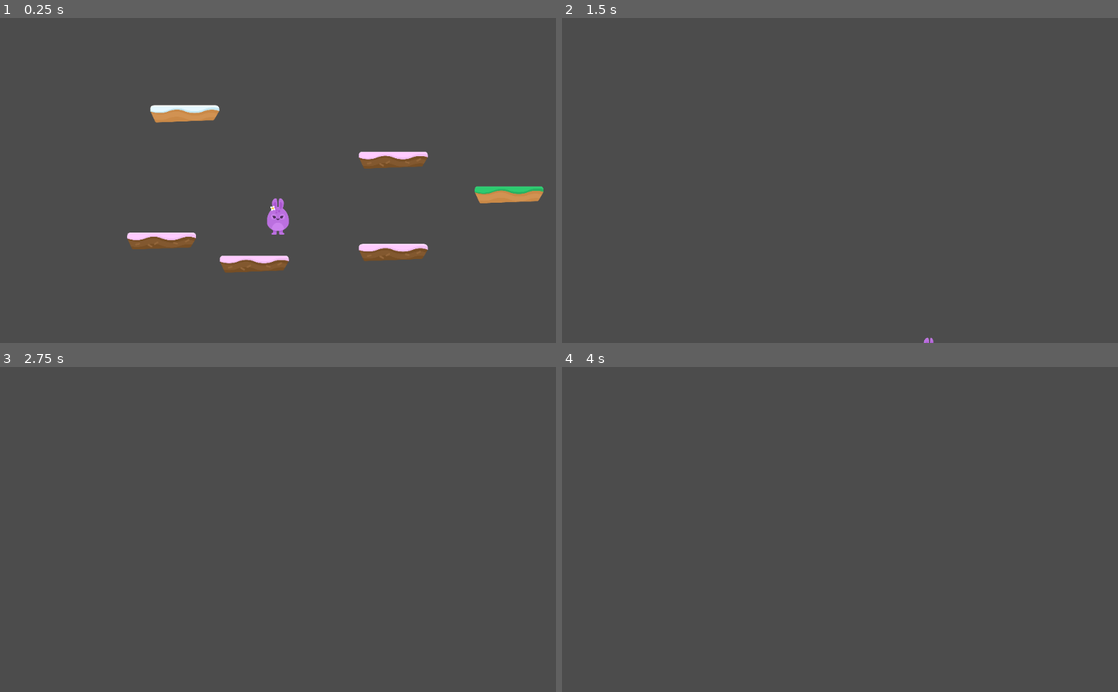
Above: before the commit, frames 1-4 (two rows, left to right).
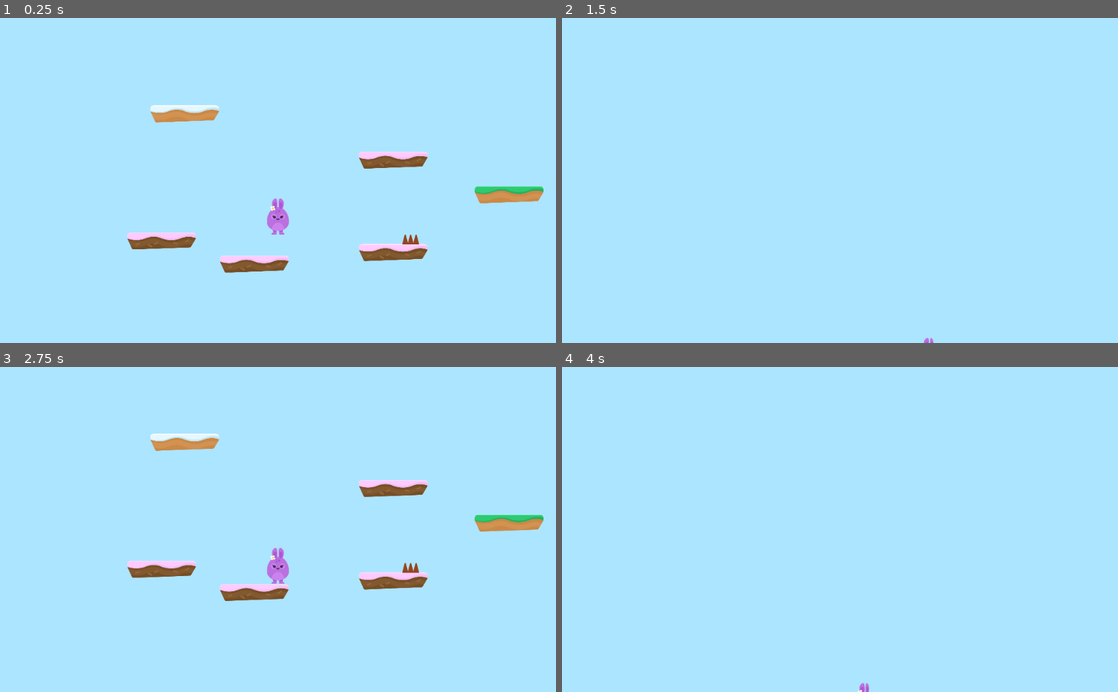
Above: after the commit, the same moments.

Repository: NicolasG31/Hoppy-Days
Game: Godot game, scene res://Scenes/Levels/Level1.tscn
Two runs of this game, one before a commit and one after it. Both use one fixed random seed, a clock stepped at 60 frames per second and the inputs below.
Inputs (mouse positions are in pixels of both pictures, inside the frame that each line leads up to):
- Up to frame 1 (0.25 s): no input
- Up to frame 2 (1.5 s): hold D (right) from 0.53 s (still down); tap Z (jump) at 0.77 s
- Up to frame 3 (2.75 s): tap Z (jump) at 1.52 s; release D (right) at 2 s; click (372, 575) at 2.02 s
- Up to frame 4 (4 s): hold Q (left) 2.78-3.53 s; hold D (right) from 3.53 s (still down); tap Z (jump) at 3.77 s

The runs differ from the first frame. In frame 1, 96% of the frame differs, in the area x 0-100%, y 0-100%; in frame 2, 100%; in frame 3, 100%; in frame 4, 100%.

Commit message:
_on_ceiling, parallax, game over, spikes

Diff:
--- /dev/null
+++ b/Scenes/GameOver.gd
@@ -0,0 +1,7 @@
+extends Control
+
+
+
+func _on_RestartButton_pressed():
+	get_tree().change_scene("res://Scenes/Levels/Level1.tscn")
+	pass
--- /dev/null
+++ b/Scenes/GameOver.tscn
@@ -0,0 +1,71 @@
+[gd_scene load_steps=7 format=2]
+
+[ext_resource path="res://GFX/Background/bg_layer1.png" type="Texture" id=1]
+[ext_resource path="res://Fonts/candles_.ttf" type="DynamicFontData" id=2]
+[ext_resource path="res://GFX/HUD/lifes.png" type="Texture" id=3]
+[ext_resource path="res://Scenes/GameOver.gd" type="Script" id=4]
+
+[sub_resource type="DynamicFont" id=1]
+size = 128
+use_filter = true
+font_data = ExtResource( 2 )
+
+[sub_resource type="DynamicFont" id=2]
+size = 64
+use_filter = true
+font_data = ExtResource( 2 )
+
+[node name="GameOver" type="Control"]
+anchor_right = 1.0
+anchor_bottom = 1.0
+script = ExtResource( 4 )
+__meta__ = {
+"_edit_use_anchors_": false
+}
+
+[node name="TextureRect" type="TextureRect" parent="."]
+anchor_right = 1.0
+anchor_bottom = 1.0
+texture = ExtResource( 1 )
+expand = true
+
+[node name="CenterContainer" type="CenterContainer" parent="."]
+anchor_right = 1.0
+anchor_bottom = 1.0
+__meta__ = {
+"_edit_use_anchors_": false
+}
+
+[node name="VBoxContainer" type="VBoxContainer" parent="CenterContainer"]
+margin_left = 150.0
+margin_top = 175.0
+margin_right = 874.0
+margin_bottom = 425.0
+
+[node name="Label" type="Label" parent="CenterContainer/VBoxContainer"]
+margin_right = 724.0
+margin_bottom = 164.0
+custom_fonts/font = SubResource( 1 )
+custom_colors/font_color = Color( 0, 0, 0, 1 )
+text = "Game Over"
+
+[node name="HBoxContainer" type="HBoxContainer" parent="CenterContainer/VBoxContainer"]
+margin_top = 168.0
+margin_right = 724.0
+margin_bottom = 250.0
+alignment = 1
+
+[node name="Label" type="Label" parent="CenterContainer/VBoxContainer/HBoxContainer"]
+margin_left = 164.0
+margin_right = 504.0
+margin_bottom = 82.0
+custom_fonts/font = SubResource( 2 )
+custom_colors/font_color = Color( 0, 0, 0, 1 )
+text = "Try Again"
+
+[node name="RestartButton" type="TextureButton" parent="CenterContainer/VBoxContainer/HBoxContainer"]
+margin_left = 508.0
+margin_right = 560.0
+margin_bottom = 82.0
+texture_normal = ExtResource( 3 )
+[connection signal="pressed" from="CenterContainer/VBoxContainer/HBoxContainer/RestartButton" to="." method="_on_RestartButton_pressed"]
--- /dev/null
+++ b/Scenes/Hazards/Hazards.gd
@@ -0,0 +1,7 @@
+extends Area2D
+
+
+
+func _on_SpikeTop_body_entered(body):
+	if body.has_method("hurt"):
+		body.hurt()
--- /dev/null
+++ b/Scenes/Hazards/SpikeTop.gd
@@ -0,0 +1 @@
+extends Area2D
--- /dev/null
+++ b/Scenes/Hazards/SpikeTop.tscn
@@ -0,0 +1,17 @@
+[gd_scene load_steps=3 format=2]
+
+[ext_resource path="res://GFX/Environment/spikes_top.png" type="Texture" id=1]
+[ext_resource path="res://Scenes/Hazards/Hazards.gd" type="Script" id=2]
+
+[node name="SpikeTop" type="Area2D"]
+modulate = Color( 0.658824, 0.286275, 0.137255, 1 )
+collision_layer = 4
+script = ExtResource( 2 )
+
+[node name="Sprite" type="Sprite" parent="."]
+texture = ExtResource( 1 )
+
+[node name="CollisionPolygon2D" type="CollisionPolygon2D" parent="."]
+visible = false
+polygon = PoolVector2Array( -33.4701, -26.3701, -47.5389, 27.3626, 47.3833, 26.6846, 33.1449, -26.3701 )
+[connection signal="body_entered" from="." to="." method="_on_SpikeTop_body_entered"]
--- a/Scenes/Levels/Level1.tscn
+++ b/Scenes/Levels/Level1.tscn
@@ -1,16 +1,22 @@
-[gd_scene load_steps=3 format=2]
+[gd_scene load_steps=4 format=2]
 
 [ext_resource path="res://Scenes/Player/Player.tscn" type="PackedScene" id=1]
 [ext_resource path="res://Scenes/Levels/Tileset.tres" type="TileSet" id=2]
+[ext_resource path="res://Scenes/Hazards/SpikeTop.tscn" type="PackedScene" id=3]
 
 [node name="Level1" type="Node2D"]
 
 [node name="Player" parent="." instance=ExtResource( 1 )]
 position = Vector2( 513.101, 286.278 )
-collision_mask = 2
+collision_mask = 6
 
 [node name="TileMap" type="TileMap" parent="."]
 tile_set = ExtResource( 2 )
 collision_layer = 2
 format = 1
 tile_data = PoolIntArray( -65539, 6, 0, -65503, 2, 0, -65468, 3, 0, 131087, 0, 0, 196666, 3, 0, 327705, 2, 0, 327756, 5, 0, 393257, 3, 0, 458841, 6, 0, 524359, 5, 0, 655355, 0, 0, 655375, 0, 0, 655411, 3, 0, 720899, 0, 0, 720979, 7, 0, 852028, 6, 0 )
+
+[node name="Hazards" type="Node" parent="."]
+
+[node name="SpikeTop" parent="Hazards" instance=ExtResource( 3 )]
+position = Vector2( 1246.14, 614.358 )
--- a/Scenes/Player/Player.gd
+++ b/Scenes/Player/Player.gd
@@ -6,6 +6,9 @@
 const GRAVITY = 100
 const jUMP_SPEED = 2000
 const UP = Vector2(0, -1)
+const WORLD_LIMIT = 3000
+
+var lives = 3
 
 signal animate
 
@@ -17,8 +20,12 @@
 	move_and_slide(motion, UP)
 
 func apply_gravity():
+	if position.y > WORLD_LIMIT:
+		end_game()
 	if is_on_floor():
 		# Applying 5 because there is a bug in is_on_floor()
+		motion.y = 5
+	elif is_on_ceiling():
 		motion.y = 5
 	else:
 		motion.y += GRAVITY
@@ -37,3 +44,14 @@
 
 func animate():
 	emit_signal("animate", motion)
+
+func end_game():
+	get_tree().change_scene("res://Scenes/GameOver.tscn")
+
+func hurt():
+	position.y -= 1
+	yield(get_tree(), "idle_frame")
+	motion.y -= jUMP_SPEED
+	lives -= 1
+	if lives == 0:
+		end_game()
--- a/Scenes/Player/Player.tscn
+++ b/Scenes/Player/Player.tscn
@@ -1,7 +1,11 @@
-[gd_scene load_steps=4 format=2]
+[gd_scene load_steps=8 format=2]
 
 [ext_resource path="res://Scenes/Player/PlayerAnimation.tscn" type="PackedScene" id=1]
 [ext_resource path="res://Scenes/Player/Player.gd" type="Script" id=2]
+[ext_resource path="res://GFX/Background/bg_layer1.png" type="Texture" id=3]
+[ext_resource path="res://GFX/Background/bg_layer2.png" type="Texture" id=4]
+[ext_resource path="res://GFX/Background/bg_layer4.png" type="Texture" id=5]
+[ext_resource path="res://GFX/Background/bg_layer3.png" type="Texture" id=6]
 
 [sub_resource type="CapsuleShape2D" id=1]
 radius = 59.6501
@@ -27,4 +31,57 @@
 drag_margin_h_enabled = true
 drag_margin_v_enabled = true
 smoothing_enabled = true
+
+[node name="ParallaxBackground" type="ParallaxBackground" parent="Camera2D"]
+scroll_base_offset = Vector2( 0, -1000 )
+scroll_ignore_camera_zoom = true
+
+[node name="ParallaxLayer" type="ParallaxLayer" parent="Camera2D/ParallaxBackground"]
+motion_mirroring = Vector2( 2048, 2048 )
+
+[node name="TextureRect" type="TextureRect" parent="Camera2D/ParallaxBackground/ParallaxLayer"]
+margin_right = 40.0
+margin_bottom = 40.0
+texture = ExtResource( 3 )
+__meta__ = {
+"_edit_use_anchors_": false
+}
+
+[node name="ParallaxLayer2" type="ParallaxLayer" parent="Camera2D/ParallaxBackground"]
+motion_scale = Vector2( 0.25, 1 )
+motion_mirroring = Vector2( 2048, 0 )
+
+[node name="TextureRect" type="TextureRect" parent="Camera2D/ParallaxBackground/ParallaxLayer2"]
+margin_right = 40.0
+margin_bottom = 40.0
+texture = ExtResource( 4 )
+__meta__ = {
+"_edit_use_anchors_": false
+}
+
+[node name="ParallaxLayer3" type="ParallaxLayer" parent="Camera2D/ParallaxBackground"]
+position = Vector2( -1, 0 )
+motion_scale = Vector2( 0.5, 1 )
+motion_mirroring = Vector2( 2048, 0 )
+
+[node name="TextureRect" type="TextureRect" parent="Camera2D/ParallaxBackground/ParallaxLayer3"]
+margin_right = 40.0
+margin_bottom = 40.0
+texture = ExtResource( 6 )
+__meta__ = {
+"_edit_use_anchors_": false
+}
+
+[node name="ParallaxLayer4" type="ParallaxLayer" parent="Camera2D/ParallaxBackground"]
+position = Vector2( -1, 0 )
+motion_scale = Vector2( 0.75, 1 )
+motion_mirroring = Vector2( 2048, 0 )
+
+[node name="TextureRect" type="TextureRect" parent="Camera2D/ParallaxBackground/ParallaxLayer4"]
+margin_right = 40.0
+margin_bottom = 40.0
+texture = ExtResource( 5 )
+__meta__ = {
+"_edit_use_anchors_": false
+}
 [connection signal="animate" from="." to="PlayerAnimation" method="_on_Player_animate"]
--- a/project.godot
+++ b/project.godot
@@ -42,6 +42,7 @@
 
 2d_physics/layer_1="Player"
 2d_physics/layer_2="Terrain"
+2d_physics/layer_3="Hazards"
 
 [rendering]
 
